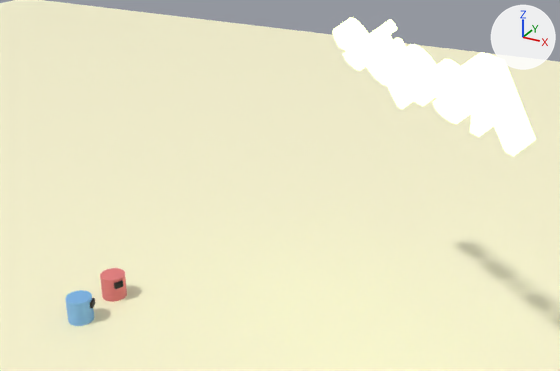
Renders of the glTF model assets/scenes/default_scene.glb from each side of a commit.
Rendered twice from a 50 mm camera at (11.66, -9.47, 8.53) aimed at (5.65, 1.45, 3.07). The lights are fixed; the arrows at upper right show +X, +Y and +Z. Where no turn or scale is listed for an object, it has been applied to the vertices.

The first picture shows 'Floor', 'PlayerA.001', 'PlayerB.001', 'TitleTextMesh'.
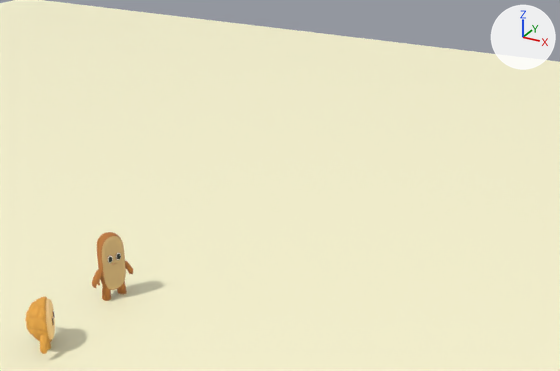
Location of each change, [x1, y1, x2, y2] in pixels of the pictures (560 x 371 px):
'TitleTextMesh', deleted: before [333, 17, 536, 156]
'Bread Body', added: after [97, 232, 127, 301]
'Polo Bun Outer', added (orange): after [25, 297, 55, 350]
'PlayerA.001', deleted (blue): before [65, 290, 95, 326]
'PlayerB.001', deleted (pink): before [100, 268, 127, 302]
'Hands', added: after [92, 261, 133, 288]
'Hands.001', added: after [40, 334, 48, 354]
'Eyes Outer', added: after [107, 252, 121, 263]
'Eyes Inner', added: after [108, 254, 121, 262]

Patch to the scene script:
```diff
--- a/assets/scenes/default_scene.glb.py
+++ b/assets/scenes/default_scene.glb.py
@@ ob_titletextmesh @@
-ob_titletextmesh = bpy.data.objects.new('TitleTextMesh', me_text)
@@ ob_playera_001 @@
-ob_playera_001 = bpy.data.objects.new('PlayerA.001', me_playera)
@@ ob_cameratargeta @@
 ob_cameratargeta = bpy.data.objects.new('CameraTargetA', None)
-ob_cameratargeta.parent = ob_playera_001
 ob_cameratargeta.location = (0.0, -0.00606, 0.199)
@@ ob_playerb_001 @@
-ob_playerb_001 = bpy.data.objects.new('PlayerB.001', me_cube)
@@ ob_cameratargetb @@
 ob_cameratargetb = bpy.data.objects.new('CameraTargetB', None)
-ob_cameratargetb.parent = ob_playerb_001
 ob_cameratargetb.location = (0.0, -0.00606, 0.199)
@@ ob_polo_bun_outer @@
+ob_polo_bun_outer = bpy.data.objects.new('Polo Bun Outer', me_sphere_015)  # 1159 vertices, 2284 faces; spans x -0.288..0.352, y -0.297..0.368, z 0.004..0.979; in mat_yellow (orange #e7a84b), mat_pale_yellow (beige #ffd89a), mat_red (orange #e76a43)
+ob_polo_bun_outer.location = (2.0, -1.0, 0.0)
@@ ob_hands_001 @@
+ob_hands_001 = bpy.data.objects.new('Hands.001', me_cube_003)  # 3268 vertices, 6528 faces; spans x -0.327..0.4, y -0.389..0.449, z 0.147..0.498; in mat_yellow (orange #e7a84b)
+ob_hands_001.location = (2.0, -1.0, 0.0)
@@ ob_eyes_outer_001 @@
+ob_eyes_outer_001 = bpy.data.objects.new('Eyes Outer.001', me_circle_005)  # 240 vertices, 472 faces; spans x 0.038..0.277, y -0.007..0.271, z 0.485..0.661; in mat_white (white #ffffff), mat_yellow (orange #e7a84b)
+ob_eyes_outer_001.location = (2.0, -1.0, 0.0)
@@ ob_eyes_inner_001 @@
+ob_eyes_inner_001 = bpy.data.objects.new('Eyes Inner.001', me_circle_006)  # 144 vertices, 236 faces; spans x 0.061..0.272, y 0.015..0.264, z 0.503..0.627; in mat_eyes_001 (black #000000)
+ob_eyes_inner_001.location = (2.0, -1.0, 0.0)
@@ ob_hands @@
+ob_hands = bpy.data.objects.new('Hands', me_cube_009)  # 820 vertices, 1632 faces; spans x -0.215..0.214, y -0.441..0.444, z 0.344..0.762; in mat_material (orange #be7b3e)
+ob_hands.location = (2.0, 1.0, 0.0)
@@ ob_eyes_outer @@
+ob_eyes_outer = bpy.data.objects.new('Eyes Outer', me_circle_030)  # 240 vertices, 472 faces; spans x 0.061..0.185, y -0.191..0.102, z 0.854..1.03; in mat_material_016 (white #ffffff), mat_material_020 (orange #be7b3e)
+ob_eyes_outer.location = (2.0, 1.0, 0.0)
@@ ob_eyes_inner @@
+ob_eyes_inner = bpy.data.objects.new('Eyes Inner', me_circle_031)  # 144 vertices, 236 faces; spans x 0.08..0.187, y -0.178..0.081, z 0.871..0.995; in mat_eyes (black #000000)
+ob_eyes_inner.location = (2.0, 1.0, 0.0)
@@ ob_bread_body @@
+ob_bread_body = bpy.data.objects.new('Bread Body', me_cube_027)  # 2562 vertices, 5120 faces; spans x -0.255..0.184, y -0.274..0.268, z -0.007..1.428; in mat_material_012 (orange #be7b3e), mat_material_013 (beige #ffe9b3), mat_material_014 (beige #d2b27f), mat_material_022 (red #e76355)
+ob_bread_body.location = (2.0, 1.0, 0.0)
```
